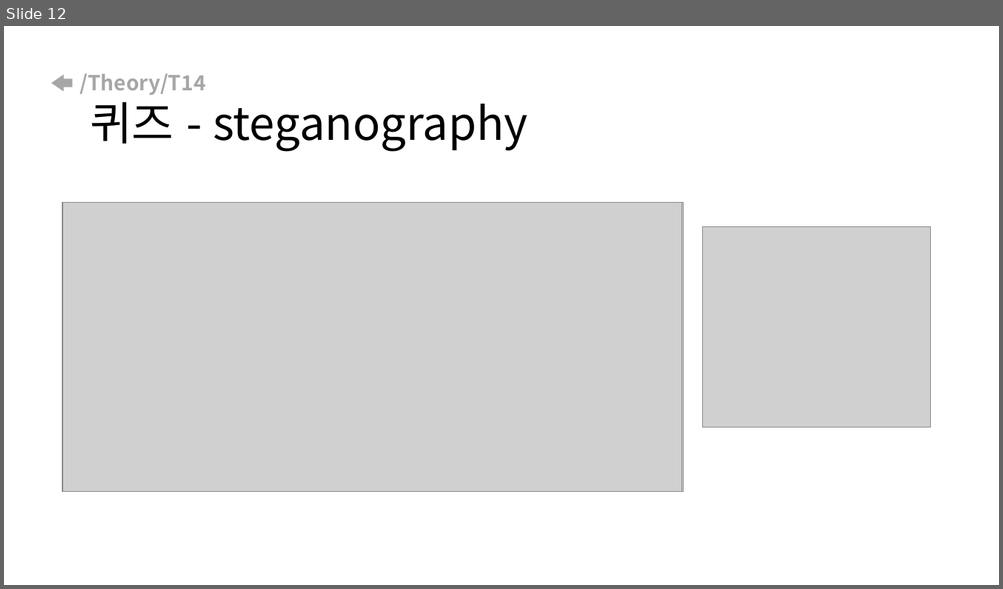
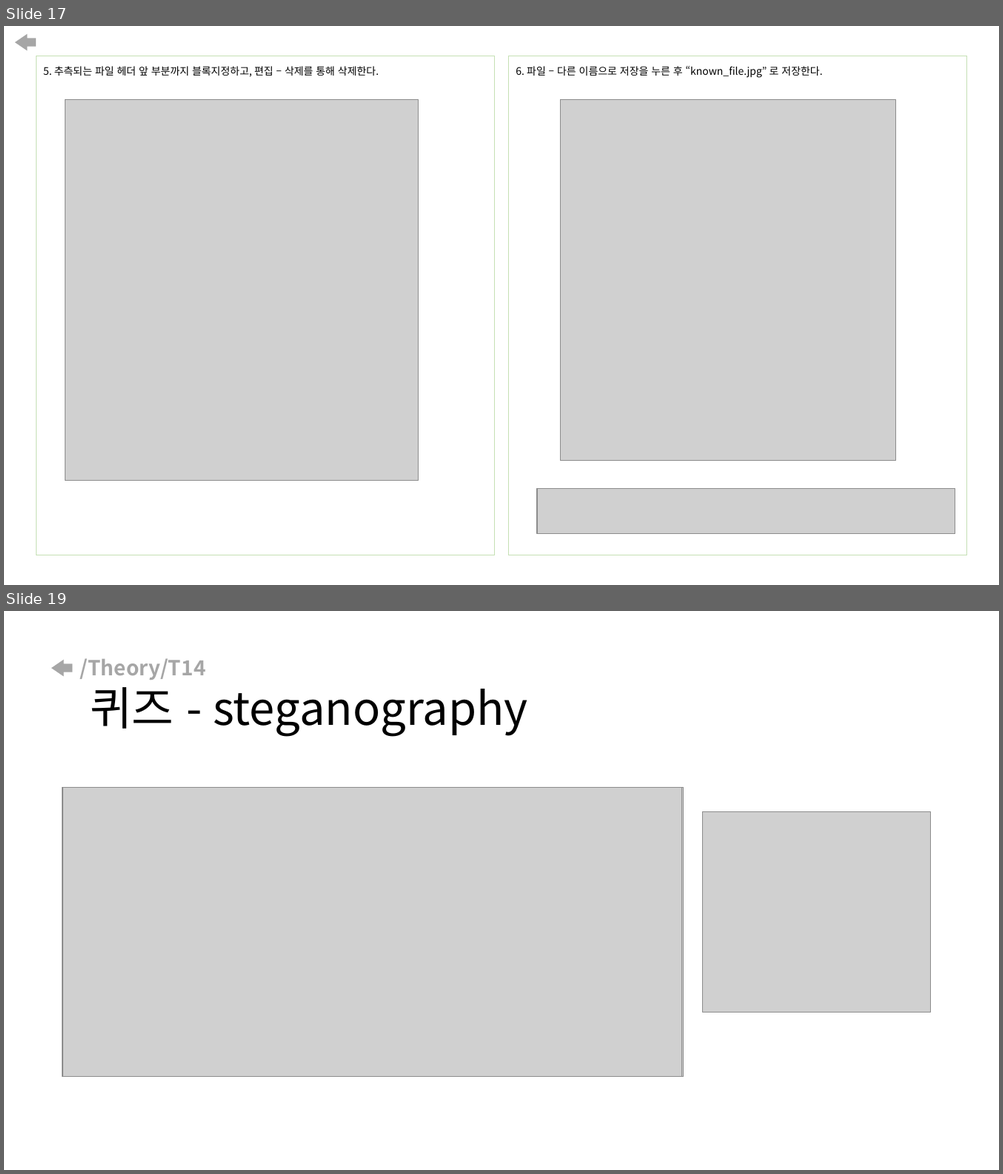
Before and after one commit to arizona95/CyberTraining, a slide deck: Lecture/Class_ppt/국방사이버보안_수업전_1강.pptx. Shown one above the other, each under a label of ours: slide 12 before the commit, slides 17 and 19 after it; the slides between them are not shown. The pictures are 1003x589 and 1003x1174 pixels, drawn with LibreOffice and Linux fonts; fonts in the diff are those of the drawing; grey boxes stand for pictures. Boxes give left, top, right and bottom in pixels: in the first picture for what was removed or moved away, otherwise in the second. Text is boxed around its words. In the diff, an @@ line names an element or a change of style, - is before the commit and + after.

```diff
--- a/Lecture/Class_ppt/국방사이버보안_수업전_1강.pptx
+++ b/Lecture/Class_ppt/국방사이버보안_수업전_1강.pptx
@@ slide 17 added at (4,26,999,585), background #FFFFFF @@
@@ right arrow added at (15,34,36,51), fill #A6A6A6 @@
@@ rectangle added at (36,56,494,555), outline #C5E0B4 0.75 pt, 10 pt, text #000000 @@
+5. 추측되는 파일 헤더 앞 부분까지 블록지정하고, 편집 – 삭제를 통해 삭제한다.
@@ rectangle added at (509,56,967,555), outline #C5E0B4 0.75 pt, 10 pt, text #000000 @@
+6. 파일 – 다른 이름으로 저장을 누른 후 “known_file.jpg” 로 저장한다.
@@ picture added at (65,100,418,481) @@
@@ picture added at (560,100,896,461) @@
@@ picture added at (537,489,955,534) @@
@@ what was slide 12 is now slide 19 @@
```
Also in this commit, not shown: 6 other slides added, 4 other files.
